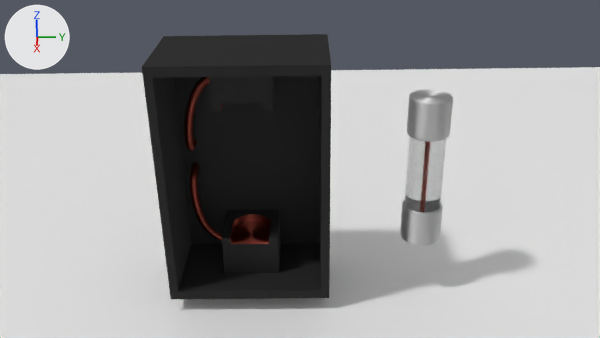
The Blender file Frontend/3D Source Files/lost_in_space/fuse_box.blend: old version first, new version second.
Rendered twice from the file's camera 'Camera'. Every picture has the same lights, and +X, +Y and +Z are marked at upper left.
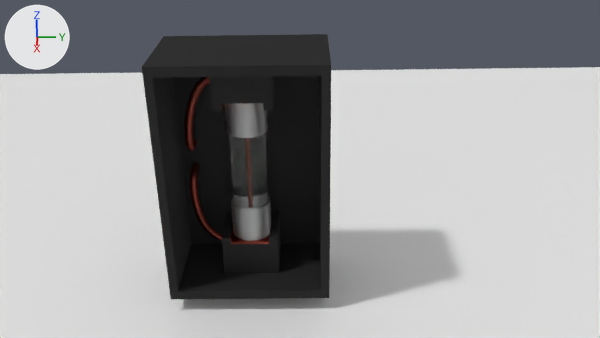
What the commit changed:
Object 'Cylinder.001' (ob_cylinder_001) moves from (0.14, 4.34, 1.43) to (-0.17, 0.01, 1.43).

Changed parts and their boxes (x1, y1, x2, y2) in the pictures (600 x 338 px):
'Cylinder.001', moved
    before: (400, 89, 453, 246)
    after: (224, 103, 271, 241)
